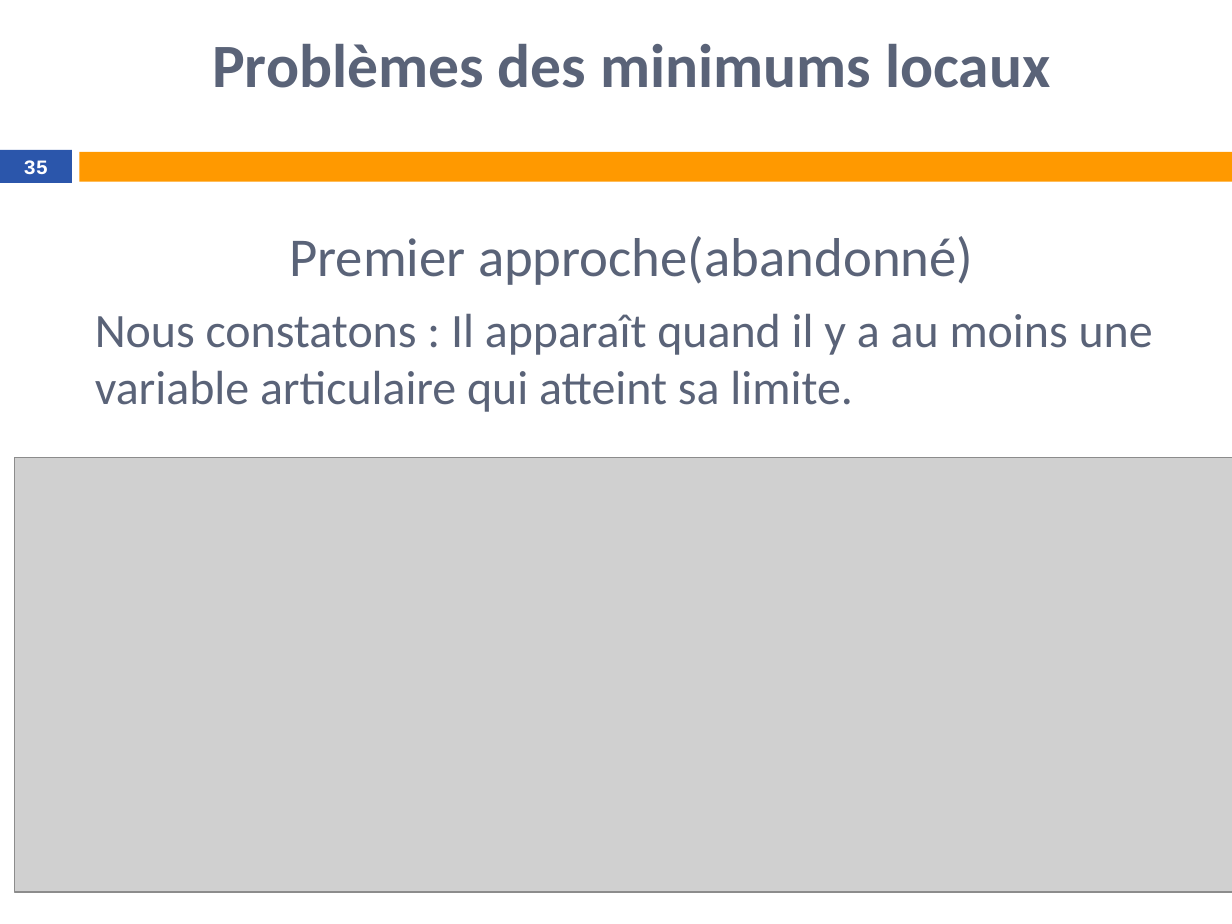
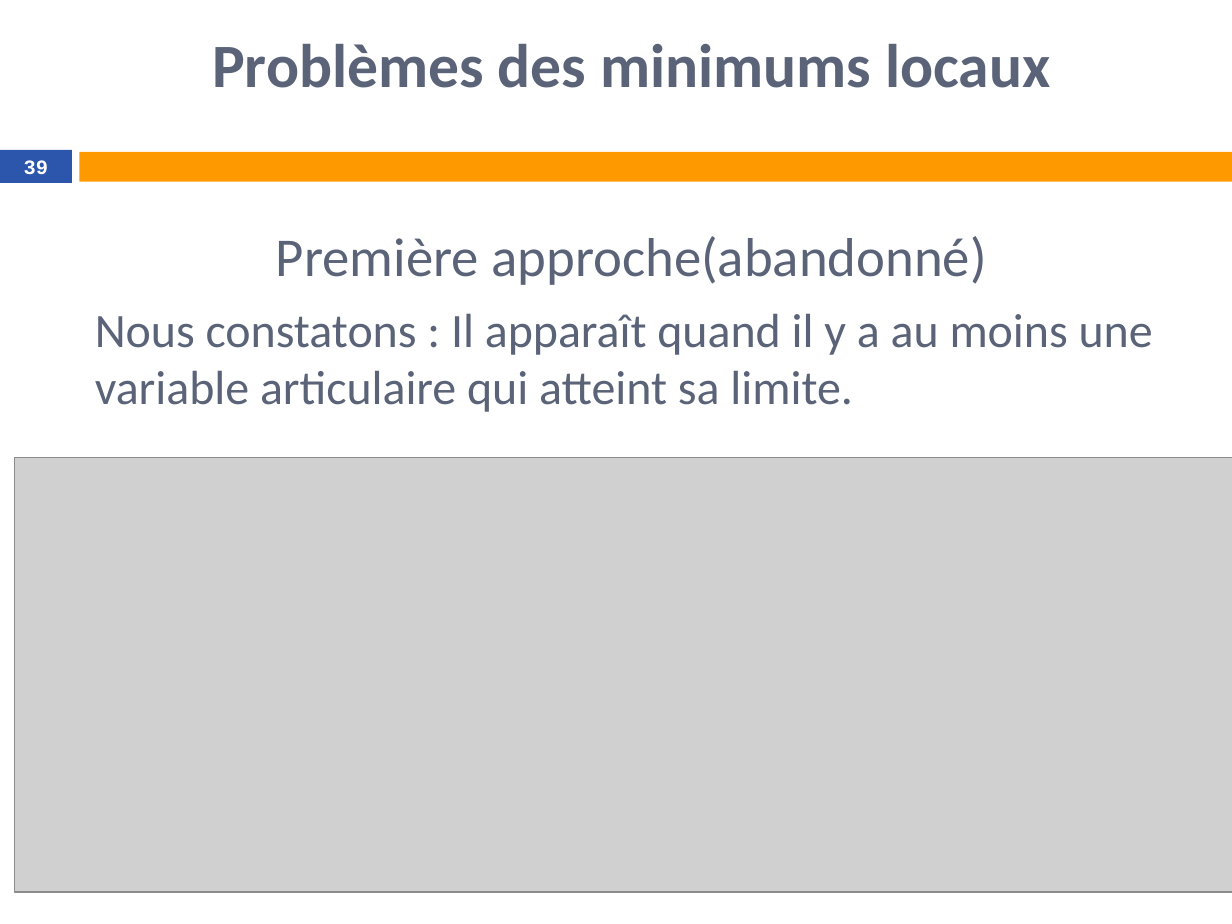
Before and after one commit to tangwing/Robotology, a slide deck: slide 39 of doc/Test de l’accessibilité d’un point.pptx (slide 35 before the commit). Drawn at 1232x924 pixels with LibreOffice and Linux fonts; fonts in the diff are those of the drawing; grey boxes stand for pictures; background and template pictures are left out. Boxes give left, top, right and bottom in pixels: in the first picture for what was removed or moved away, otherwise in the second. Text is boxed around its words. In the diff, an @@ line names an element or a change of style, - is before the commit and + after.

```diff
--- a/doc/Test de l’accessibilité d’un point.pptx
+++ b/doc/Test de l’accessibilité d’un point.pptx
@@ page number at <box>24,160,48,174</box>: text changed @@
-35
+39
@@ text at <box>276,236,986,285</box>: text changed @@
-Premier approche(abandonné)
+Première approche(abandonné)
```
Also in this commit, not shown: 9 other slides changed, 5 slides added, 11 other files.
